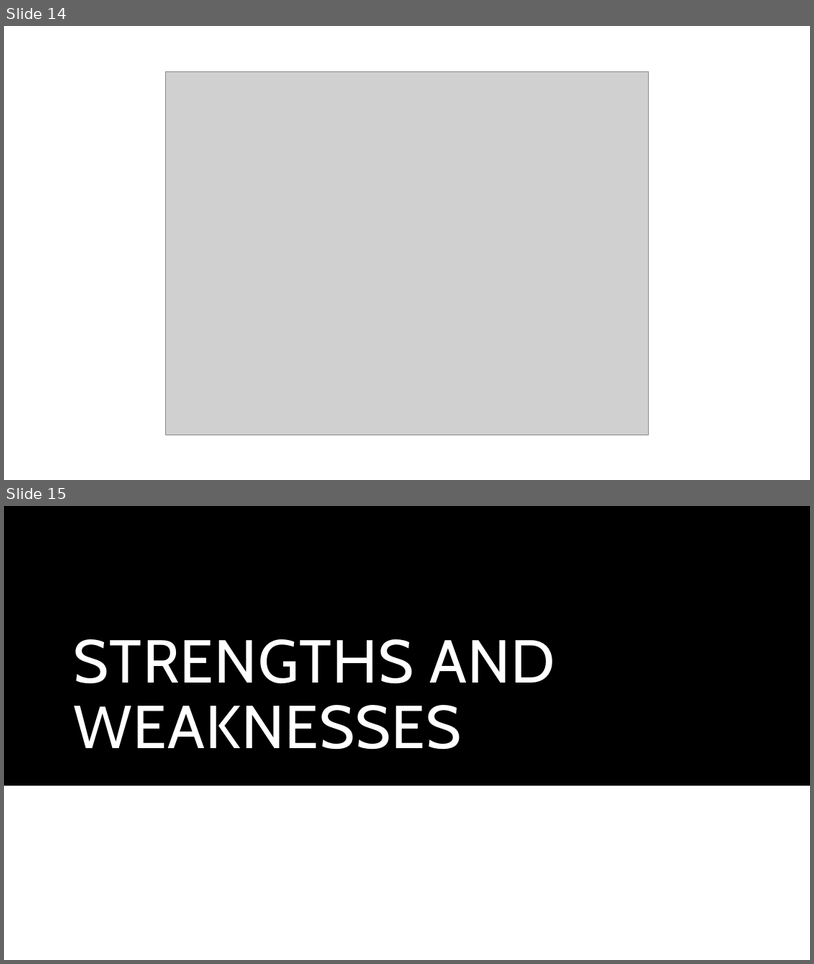
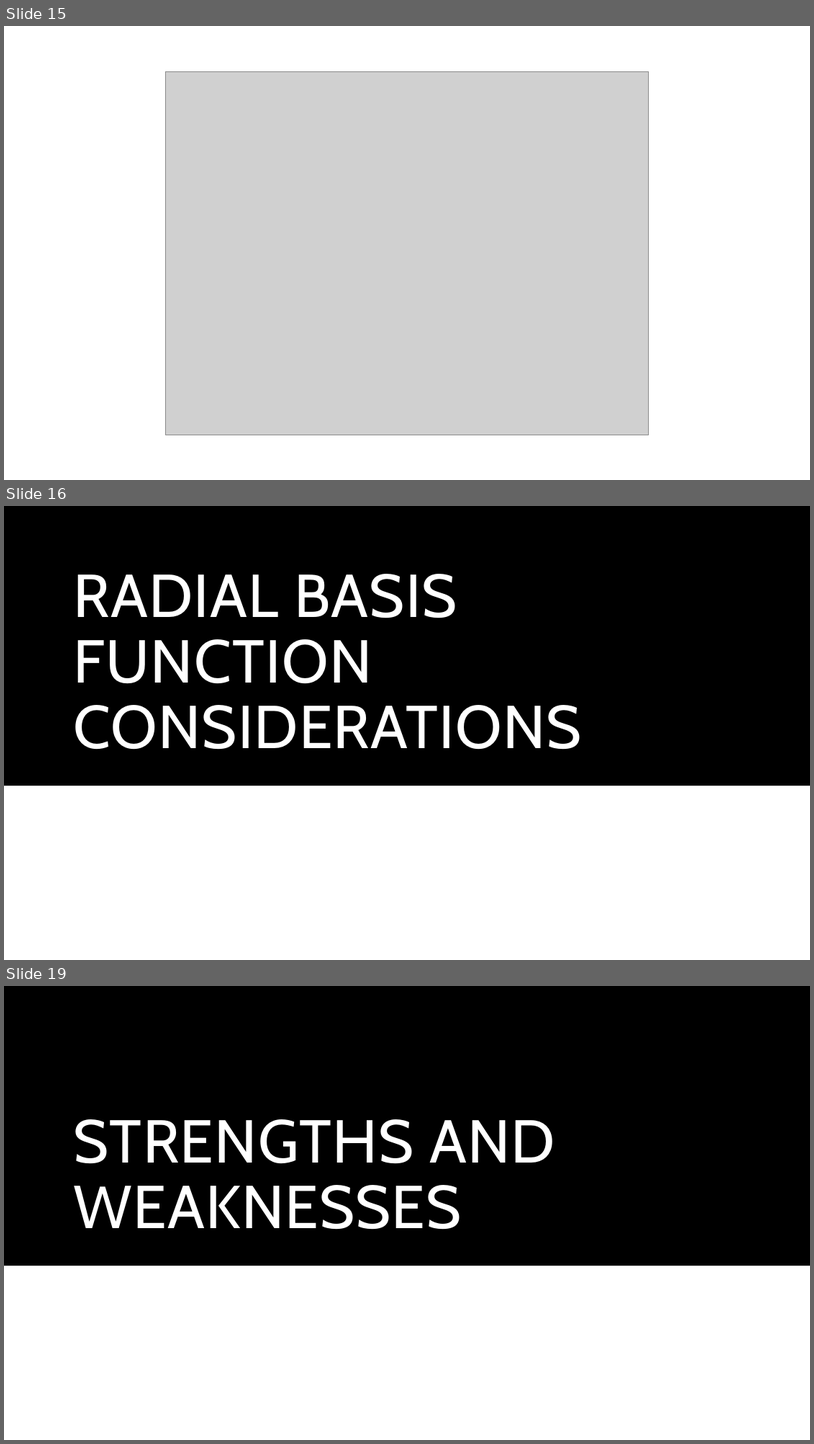
Before and after one commit to Macafry/RadialBasisFunction, a slide deck: Math3190Final.pptx. Shown one above the other, each under a label of ours: slides 14 and 15 before the commit, slides 15, 16 and 19 after it; the slides between them are not shown. The pictures are 814x964 and 814x1444 pixels, drawn with LibreOffice and Linux fonts; fonts in the diff are those of the drawing; grey boxes stand for pictures. Boxes give left, top, right and bottom in pixels: in the first picture for what was removed or moved away, otherwise in the second. Text is boxed around its words. In the diff, an @@ line names an element or a change of style, - is before the commit and + after.

```diff
--- a/Math3190Final.pptx
+++ b/Math3190Final.pptx
@@ slide 16 added at (4, 506, 810, 960), background #FFFFFF; not listed: 1 template element that a slide beside it also shows @@
@@ title added at (74, 574, 582, 749), 72 pt, text #FFFFFF @@
+RADIAL BASIS FUNCTION CONSIDERATIONS
@@ what was slide 14 is now slide 15 @@
@@ what was slide 15 is now slide 19 @@
```
Also in this commit, not shown: 3 slides changed, 3 other slides added, 2 other files.
